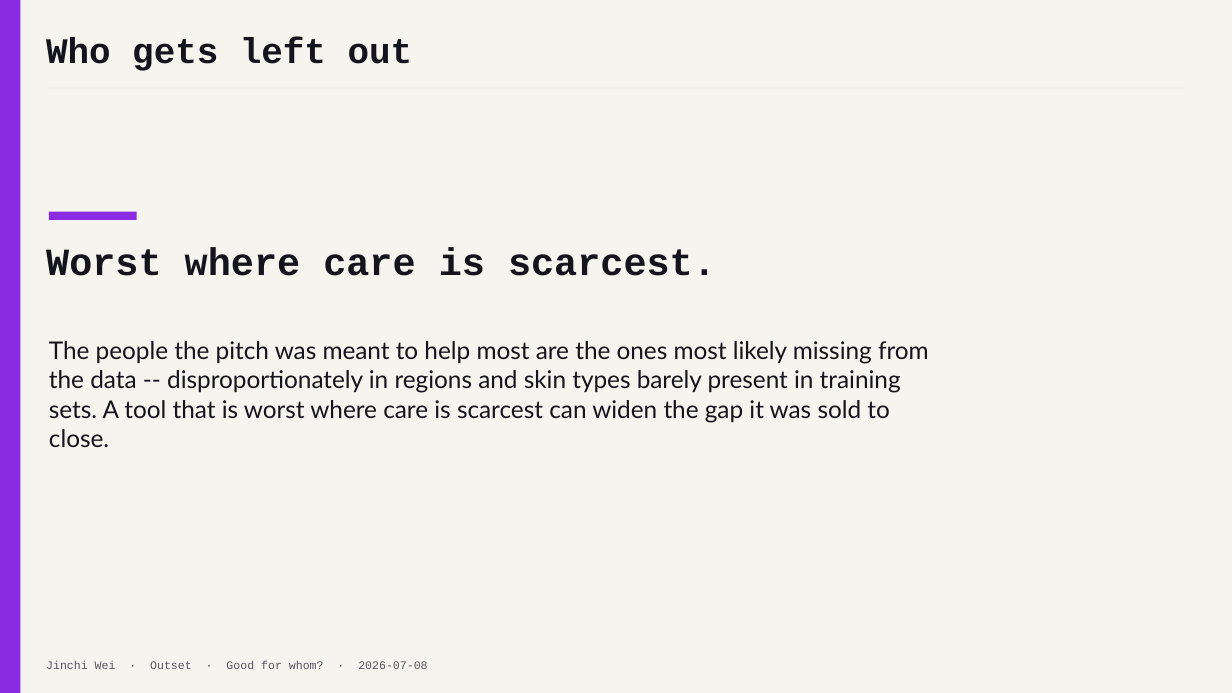
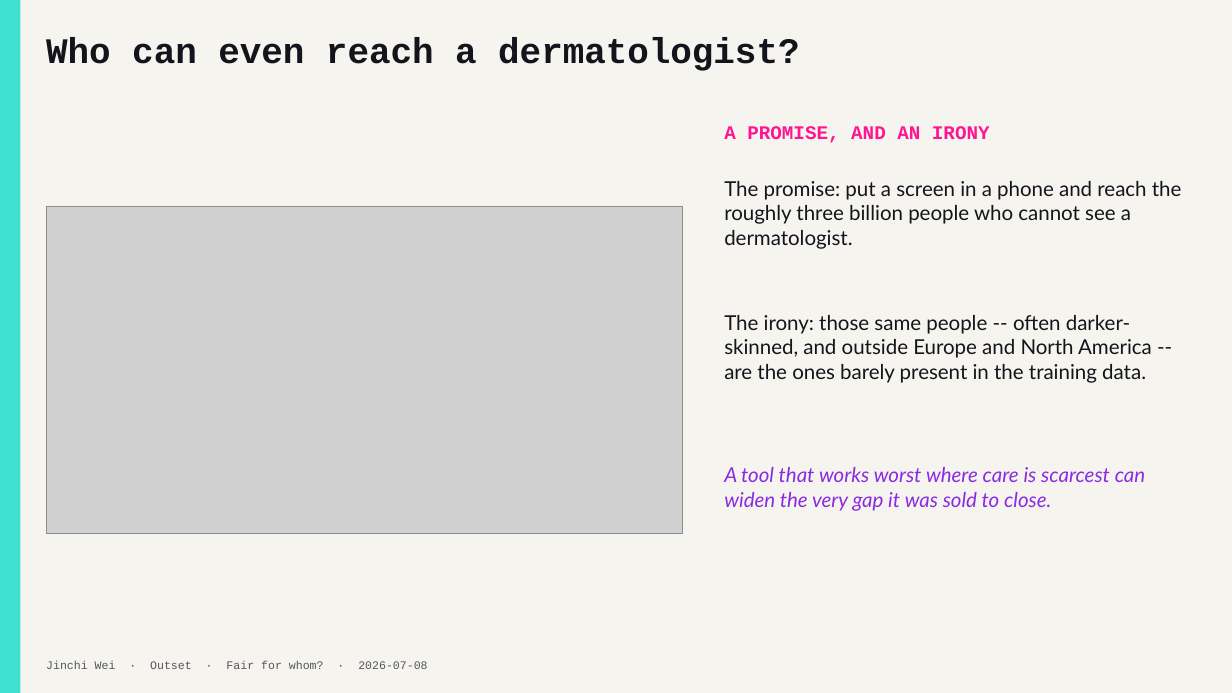
Before and after one commit to jinchiwei/outset-ai-healthcare, a slide deck: slide 4 of solutions/g4_skin_access/slides/g4_skin_access.pptx (slide 16 before the commit). Drawn at 1232x693 pixels with LibreOffice and Linux fonts; fonts in the diff are those of the drawing; grey boxes stand for pictures. Boxes give left, top, right and bottom in pixels: in the first picture for what was removed or moved away, otherwise in the second. Text is boxed around its words. In the diff, an @@ line names an element or a change of style, - is before the commit and + after.

Commit message:
G4 v2: PAD-UFES-20 skin-tone equity (AUC 0.83) — honest '11 dark-skin patients' finding, clinical intro figs, Outset logo, bespoke layouts

```diff
--- a/solutions/g4_skin_access/slides/g4_skin_access.pptx
+++ b/solutions/g4_skin_access/slides/g4_skin_access.pptx
@@ rectangle at [0,0,20,693]: fill #8A2BE2 to #40E0D0 @@
@@ text at [46,38,799,71]: text changed @@
-Who gets left out
+Who can even reach a dermatologist?
@@ text added at [724,126,990,143], 15 pt, text #FF1493, bold @@
+A PROMISE, AND AN IRONY
@@ picture added at [46,206,683,533] @@
@@ text at [724,181,1182,249]: text changed; size 19 to 16 pt @@
-The people the pitch was meant to help most are the ones most likely missing from the data -- disproportionately in regions and skin types barely present in training sets. A tool that is worst where care is scarcest can widen the gap it was sold to close.
+The promise: put a screen in a phone and reach the roughly three billion people who cannot see a dermatologist.
@@ rectangle removed at [49,212,137,220] @@
@@ text removed at [46,248,716,276] @@
-Worst where care is scarcest.
@@ text added at [724,315,1152,383], 16 pt, text #14141C @@
+The irony: those same people -- often darker-skinned, and outside Europe and North America -- are the ones barely present in the training data.
@@ text added at [724,467,1145,511], 16 pt, text #8A2BE2, italic @@
+A tool that works worst where care is scarcest can widen the very gap it was sold to close.
@@ text at [46,661,427,669]: text changed @@
-Jinchi Wei · Outset · Good for whom? · 2026-07-08
+Jinchi Wei · Outset · Fair for whom? · 2026-07-08
```
Also in this commit, not shown: 6 other slides changed, 13 slides added, 10 slides removed, 47 other files.
